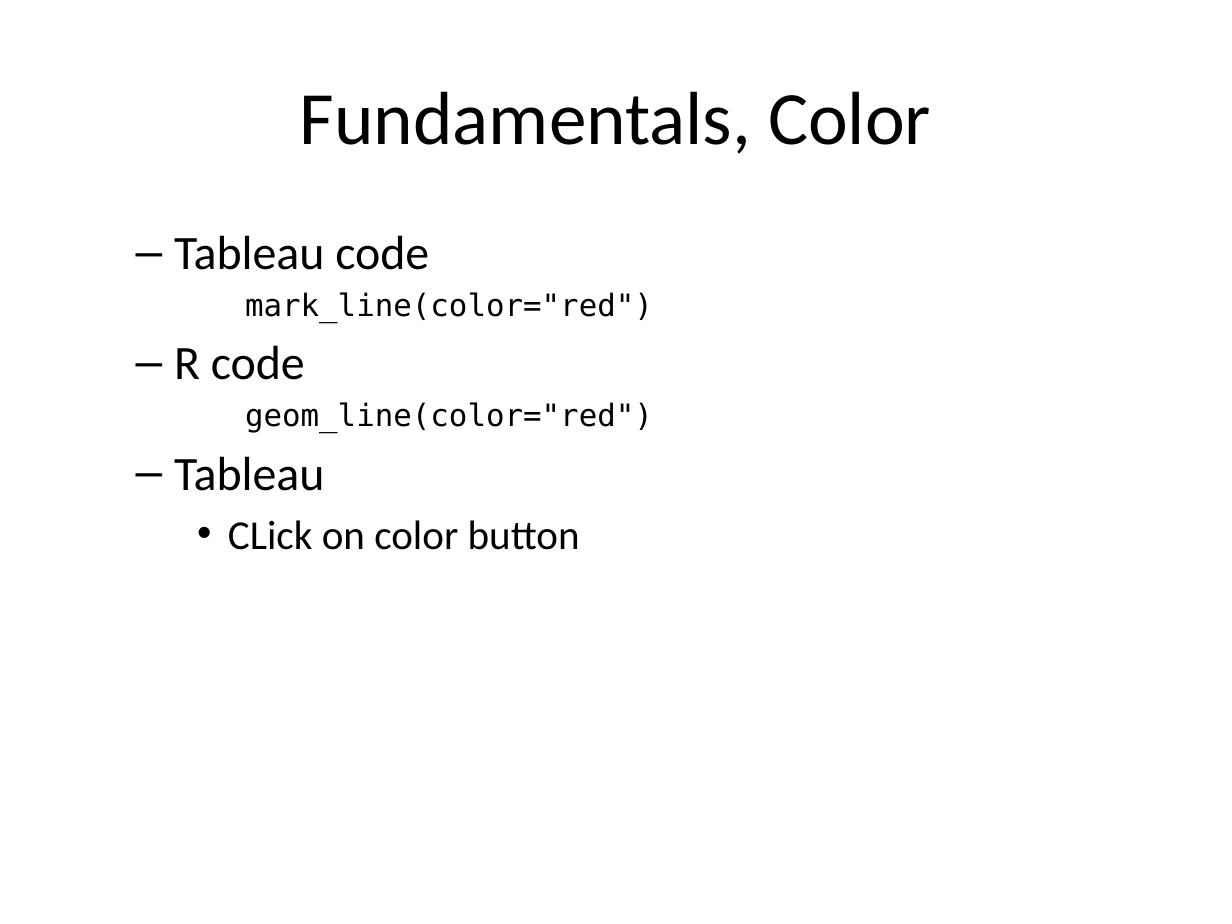
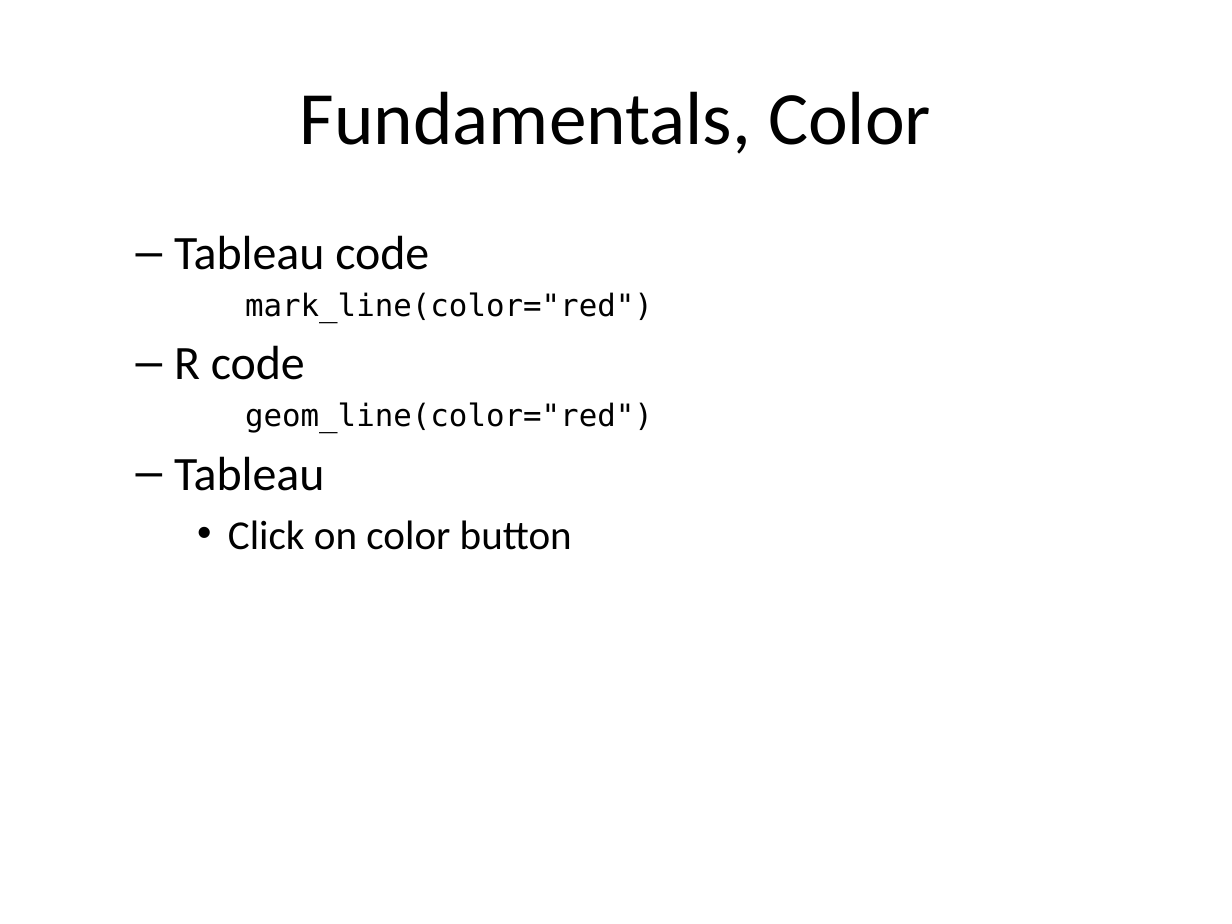
Before and after one commit to pmean/data-visualization, a slide deck: slide 12 of data-viz-03/component/fundamentals.pptx. Drawn at 1232x924 pixels with LibreOffice and Linux fonts; fonts in the diff are those of the drawing. Boxes give left, top, right and bottom in pixels: in the first picture for what was removed or moved away, otherwise in the second. Text is boxed around its words. In the diff, an @@ line names an element or a change of style, - is before the commit and + after.

```diff
--- a/data-viz-03/component/fundamentals.pptx
+++ b/data-viz-03/component/fundamentals.pptx
@@ text at [228,520,572,550]: text changed @@
-    • CLick on color button
+    • Click on color button
```
Also in this commit, not shown: 2 other slides changed, 10 slides added, 1 slide removed, 11 other files.
